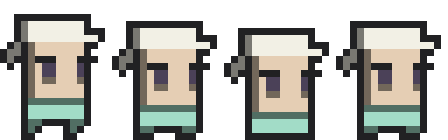
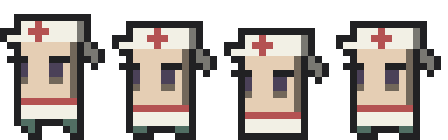
Before/after of a 448×140 layered artwork. What changed in the layer stack:
hid "farmer_right", painted on it over (0, 21, 441, 140)
showed "Layer 0", painted on it over (0, 21, 441, 140)
